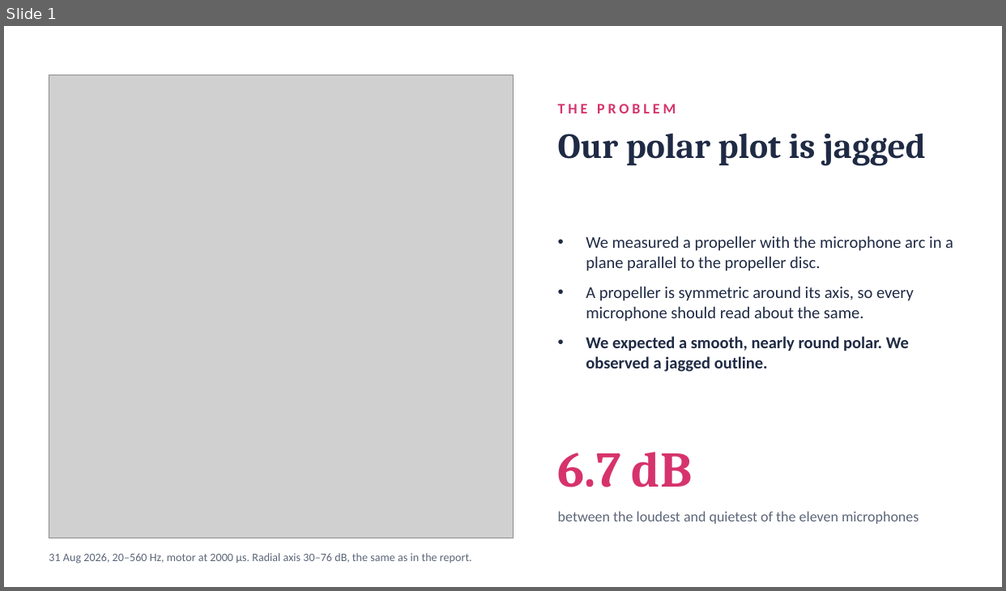
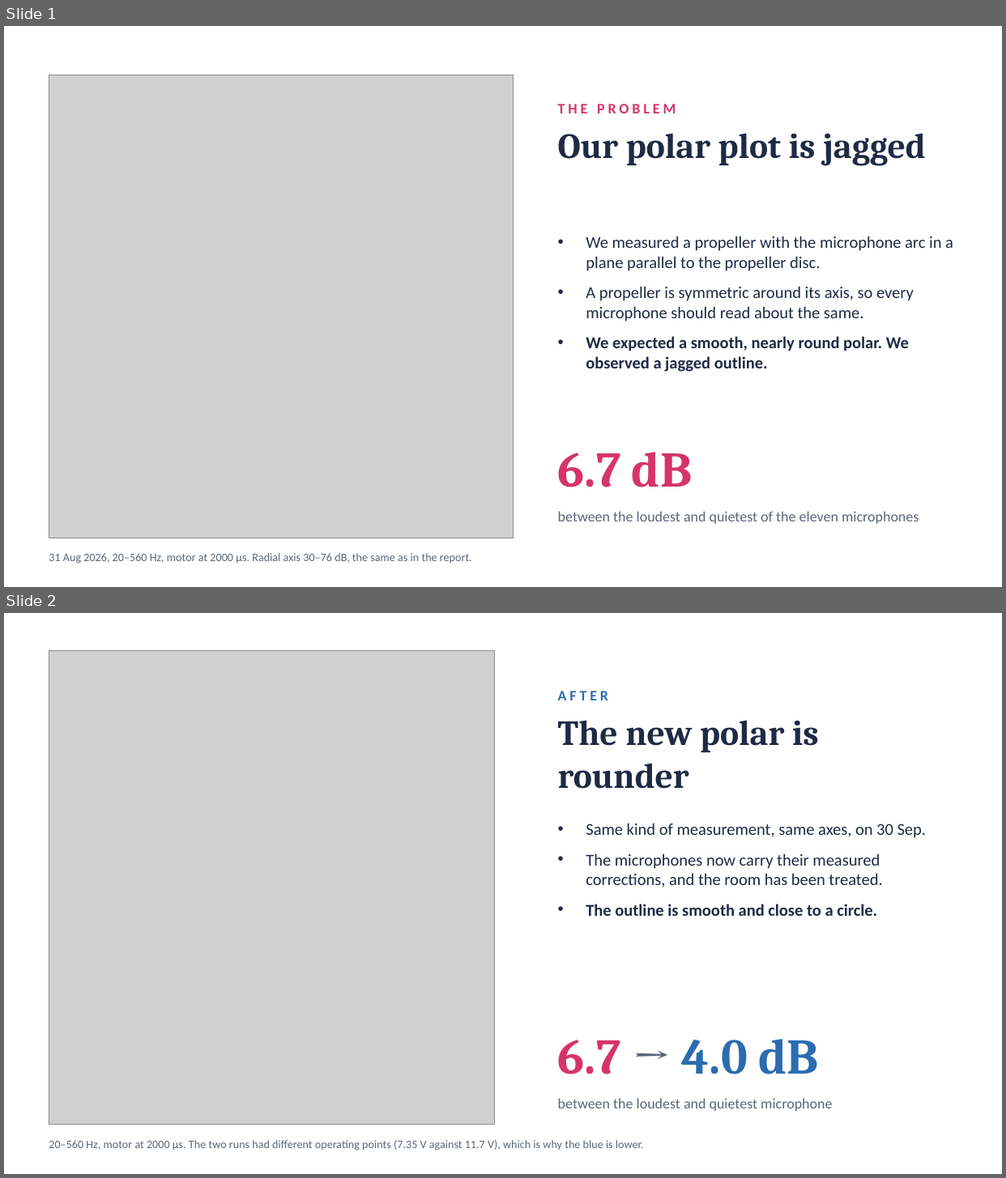
Before and after one commit to asdfgh0318/SoundVisualizer, a slide deck: docs/analysis/chamber-final-2026-10-01/slides/chamber-slides.pptx. Shown one above the other, each under a label of ours: slide 1 before the commit, slides 1 and 2 after it. The pictures are 1006x591 and 1006x1178 pixels, drawn with LibreOffice and Linux fonts; fonts in the diff are those of the drawing; grey boxes stand for pictures. Boxes give left, top, right and bottom in pixels: in the first picture for what was removed or moved away, otherwise in the second. Text is boxed around its words. In the diff, an @@ line names an element or a change of style, - is before the commit and + after.

```diff
--- a/docs/analysis/chamber-final-2026-10-01/slides/chamber-slides.pptx
+++ b/docs/analysis/chamber-final-2026-10-01/slides/chamber-slides.pptx
@@ slide 2 added at [4, 613, 1002, 1174], background #FFFFFF @@
@@ picture added at [49, 650, 494, 1125] @@
@@ text added at [558, 691, 608, 700], 14 pt, text #2B6CB0, bold @@
+AFTER
@@ text added at [558, 720, 819, 789], 34 pt, text #1F2A44, bold @@
+The new polar is rounder
@@ text added at [586, 823, 927, 916], 16 pt, text #1F2A44 @@
+• Same kind of measurement, same axes, on 30 Sep.
+• The microphones now carry their measured corrections, and the room has been treated.
+• The outline is smooth and close to a circle.
@@ text added at [558, 1039, 818, 1075], 48 pt, text #2B6CB0, bold @@
+6.7 → 4.0 dB
@@ text added at [558, 1098, 832, 1111], 14 pt, text #5B6578 @@
+between the loudest and quietest microphone
@@ text added at [49, 1140, 644, 1151], 11 pt, text #5B6578 @@
+20–560 Hz, motor at 2000 µs. The two runs had different operating points (7.35 V against 11.7 V), which is why the blue is lower.
```
Also in this commit, not shown: 2 other files.
